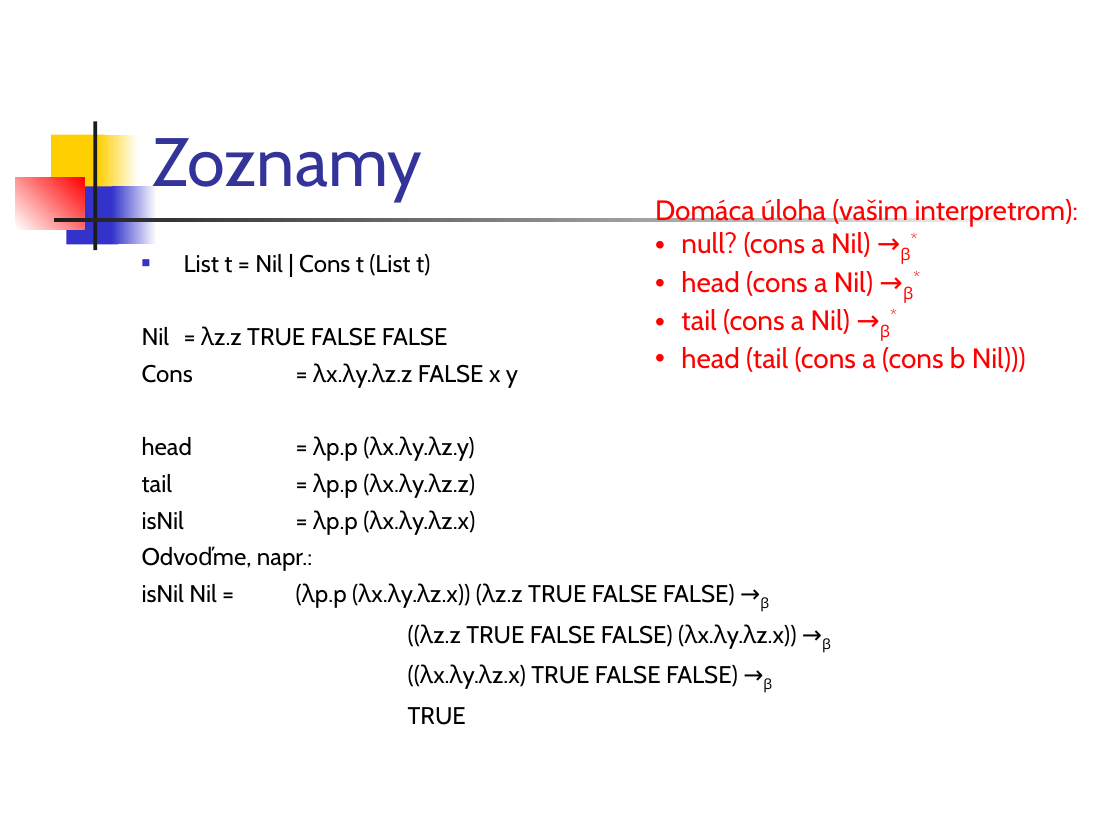
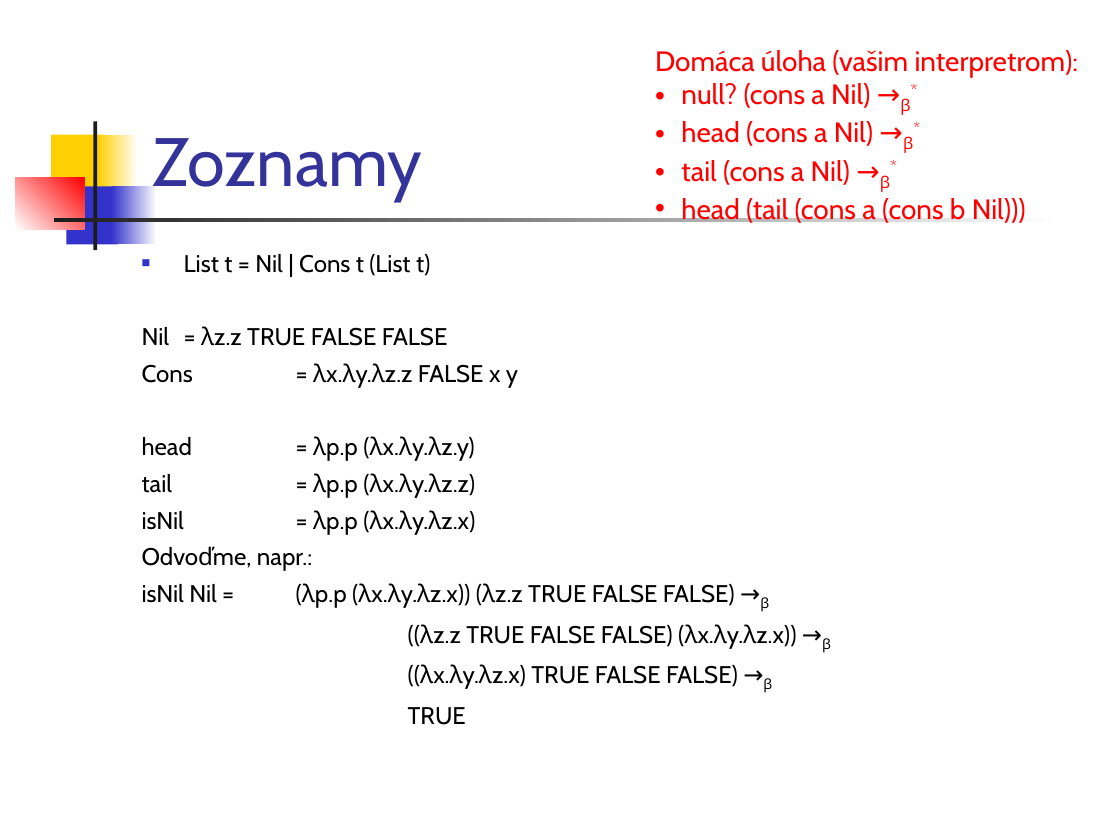
Before and after one commit to Funkcionalne/Prednasky, a slide deck: slide 16 of 06/06_fpro.ppt. Drawn at 1120x840 pixels with LibreOffice and Linux fonts; fonts in the diff are those of the drawing. Boxes give left, top, right and bottom in pixels: in the first picture for what was removed or moved away, otherwise in the second. Text is boxed around its words. In the diff, an @@ line names an element or a change of style, - is before the commit and + after.

```diff
--- a/06/06_fpro.ppt
+++ b/06/06_fpro.ppt
@@ text "Domáca úloha (vašim interpretrom):" moved from (x1=655, y1=199, x2=1079, y2=372) to (x1=655, y1=50, x2=1079, y2=223) @@
```
Also in this commit, not shown: 3 other slides changed, 11 other files.
